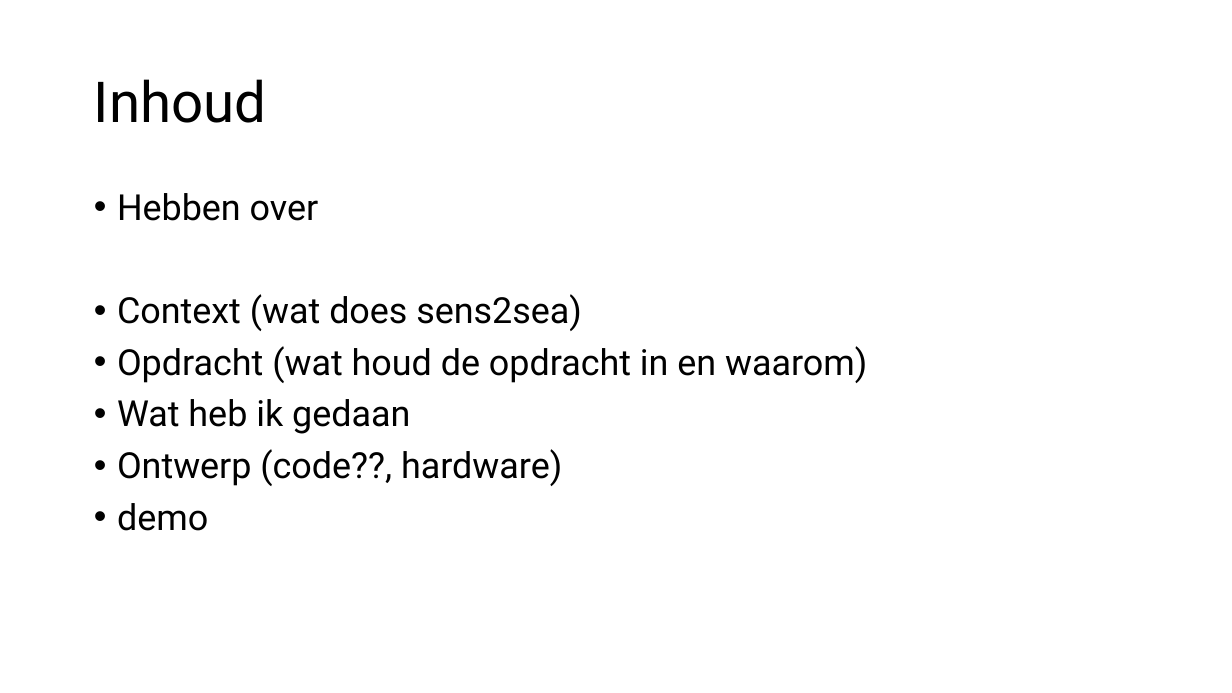
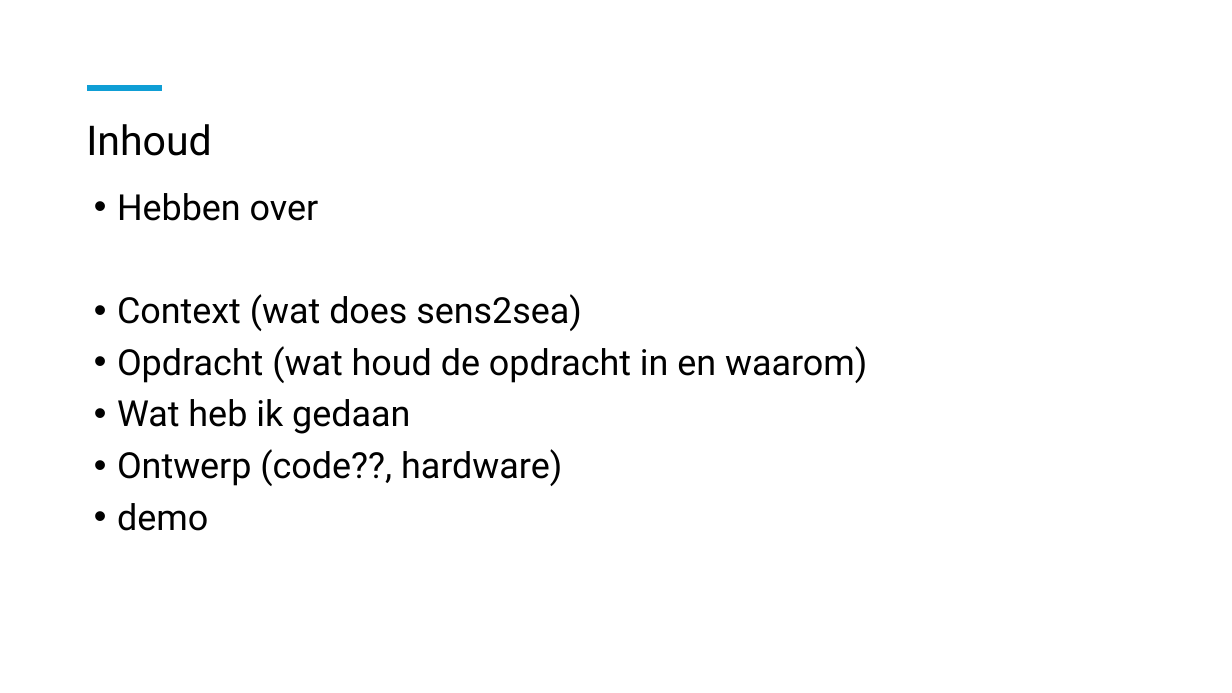
Before and after one commit to OlafGoud/Freesbank, a slide deck: slide 2 of documentatie/Presentaties/95presentatie.pptx. Drawn at 1232x693 pixels with LibreOffice and Linux fonts; fonts in the diff are those of the drawing. Boxes give left, top, right and bottom in pixels: in the first picture for what was removed or moved away, otherwise in the second. Text is boxed around its words. In the diff, an @@ line names an element or a change of style, - is before the commit and + after.

```diff
--- a/documentatie/Presentaties/95presentatie.pptx
+++ b/documentatie/Presentaties/95presentatie.pptx
@@ line added from (88, 88) to (162, 88), #0F9ED5 4.5 pt @@
@@ title "Inhoud": place and size @@
-title "Inhoud" at (94,79,267,123)
+title "Inhoud" at (86,124,212,156)
@@ title "Inhoud" at (86,124,212,156): size 44 to 32 pt; vertical alignment middle to top @@
```
Also in this commit, not shown: 2 other slides changed, 10 slides added, 5 slides removed, 5 other files.
